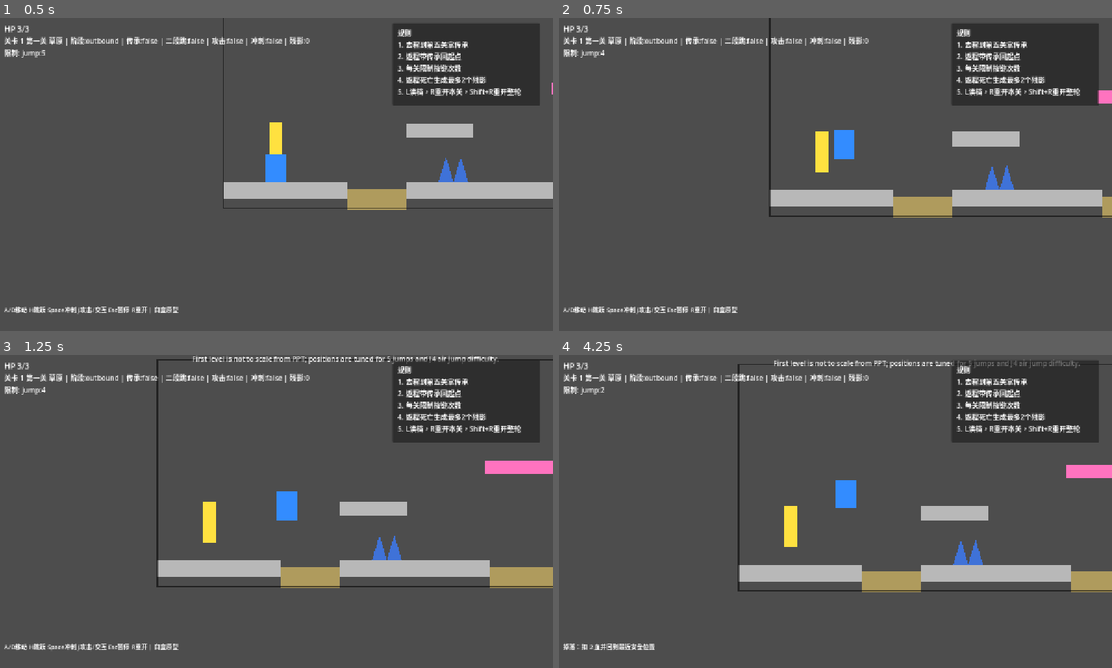
Above: before the commit, frames 1-4 (two rows, left to right).
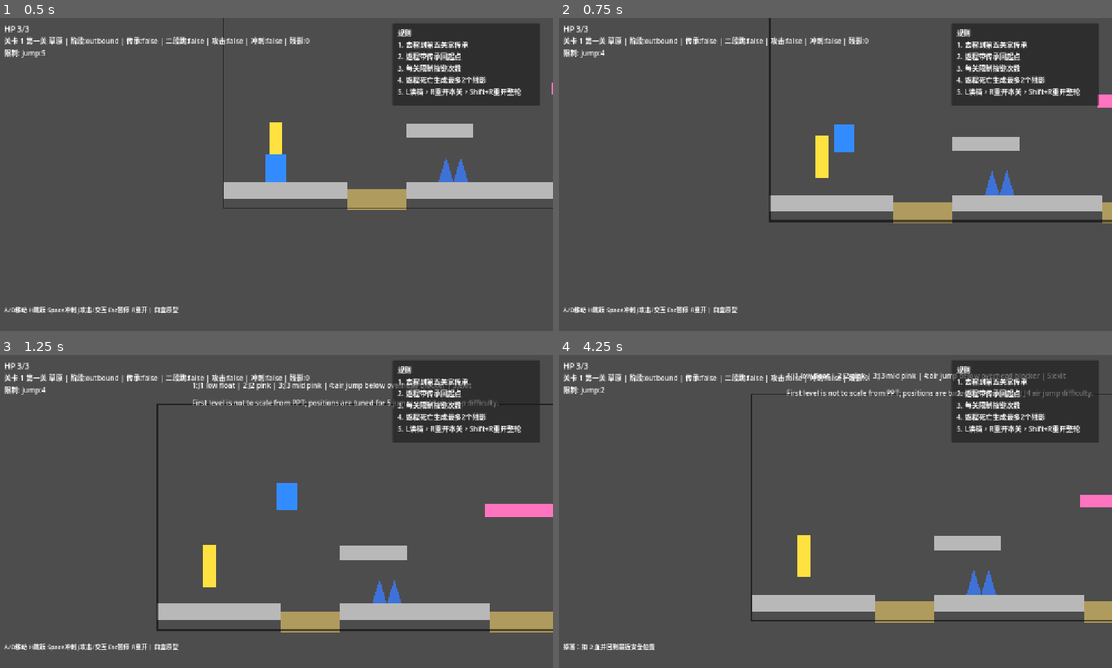
Above: after the commit, the same moments.

Repository: ethan-yakami/godot-whitebox-platformer
Game: Godot game, scene res://scenes/main.tscn
Same seed, same stepped clock (60 frames per second), same inputs: the game is played once before the commit and once after it.
Inputs (mouse positions are in pixels of both pictures, inside the frame that each line leads up to):
- Up to frame 1 (0.5 s): no input
- Up to frame 2 (0.75 s): tap Enter at 0.5 s; move the mouse to (957, 158) at 0.52 s; hold D (move_right) from 0.53 s (still down); tap H (jump) at 0.6 s; click (957, 158) at 0.67 s
- Up to frame 3 (1.25 s): keep holding D (move_right); tap H (jump) at 0.77, 1.07 s
- Up to frame 4 (4.25 s): release D (move_right) at 1.25 s; drag from (724, 527) to (1078, 464) at 1.27 s; move the mouse to (890, 442) at 2.02 s; hold A (move_left) 2.03-2.75 s; tap Down (dash) at 2.1 s; tap H (jump) at 2.3, 3.77, 3.8, 4.07 s; drag from (807, 574) to (1067, 552) at 2.77 s; move the mouse to (1001, 558) at 3.52 s; hold D (move_right) from 3.53 s (still down); tap 5 at 3.6 s

Frame 1 is identical in both runs. In frame 2, 3.6% of the frame differs, in the area x 37-100%, y 23-66%; in frame 3, 14%, in the area x 28-100%, y 0-89%; in frame 4, 13%.

Commit message:
Boost jump guide body samples

Diff:
--- a/scripts/components/jump_arc_guide.gd
+++ b/scripts/components/jump_arc_guide.gd
@@ -6,7 +6,7 @@
 	set(value):
 		player_speed = value
 		queue_redraw()
-@export var jump_velocity := -640.0:
+@export var jump_velocity := -832.0:
 	set(value):
 		jump_velocity = value
 		queue_redraw()
@@ -38,6 +38,14 @@
 	set(value):
 		horizontal_speed_scale = maxf(0.0, value)
 		queue_redraw()
+@export var show_player_samples := true:
+	set(value):
+		show_player_samples = value
+		queue_redraw()
+@export var player_sample_count := 5:
+	set(value):
+		player_sample_count = maxi(1, value)
+		queue_redraw()
 @export var show_labels := true:
 	set(value):
 		show_labels = value
@@ -68,9 +76,14 @@
 	if not Engine.is_editor_hint():
 		return
 	var horizontal_speed := player_speed * horizontal_speed_scale * float(direction)
-	_draw_player_box()
-	_draw_arc(_make_jump_points(horizontal_speed, jump_velocity, simulation_time), normal_jump_color, "normal jump")
-	_draw_arc(_make_jump_points(horizontal_speed, 0.0, fall_time), fall_inertia_color, "fall / inertia")
+	var normal_jump_points := _make_jump_points(horizontal_speed, jump_velocity, simulation_time)
+	var fall_inertia_points := _make_jump_points(horizontal_speed, 0.0, fall_time)
+	_draw_player_box(Vector2.ZERO, player_box_fill_color, player_box_outline_color, true)
+	_draw_arc(normal_jump_points, normal_jump_color, "normal jump")
+	_draw_arc(fall_inertia_points, fall_inertia_color, "fall / inertia")
+	if show_player_samples:
+		_draw_player_samples(normal_jump_points, normal_jump_color)
+		_draw_player_samples(fall_inertia_points, fall_inertia_color)
 	_draw_landing_band(horizontal_speed)
 
 
@@ -105,12 +118,31 @@
 		draw_string(ThemeDB.fallback_font, Vector2(max_x * sign + 10.0 * sign, y + 18.0), "comfort landing", HORIZONTAL_ALIGNMENT_LEFT, -1.0, 14, Color(1.0, 0.85, 0.15, 0.9))
 
 
-func _draw_player_box() -> void:
-	var rect := Rect2(-player_size * 0.5, player_size)
-	draw_rect(rect, player_box_fill_color, true)
-	draw_rect(rect, player_box_outline_color, false, 4.0)
-	draw_line(Vector2(-player_size.x * 0.5, 0), Vector2(player_size.x * 0.5, 0), player_box_outline_color, 2.0)
-	draw_line(Vector2(0, -player_size.y * 0.5), Vector2(0, player_size.y * 0.5), player_box_outline_color, 2.0)
-	draw_circle(Vector2.ZERO, 6.0, Color(1.0, 0.05, 0.05, 1.0))
-	if show_labels:
+func _draw_player_samples(points: PackedVector2Array, color: Color) -> void:
+	if points.size() < 2:
+		return
+	var stride := maxi(1, int(points.size() / player_sample_count))
+	var drawn := 0
+	for index in range(stride, points.size(), stride):
+		if drawn >= player_sample_count:
+			return
+		var fill := Color(color.r, color.g, color.b, 0.12)
+		var outline := Color(color.r, color.g, color.b, 0.55)
+		_draw_player_box(points[index], fill, outline, false)
+		drawn += 1
+
+
+func _draw_player_box(
+	center := Vector2.ZERO,
+	fill_color := Color(0.0, 0.95, 1.0, 0.32),
+	outline_color := Color(1.0, 1.0, 1.0, 1.0),
+	is_origin_box := true
+) -> void:
+	var rect := Rect2(center - player_size * 0.5, player_size)
+	draw_rect(rect, fill_color, true)
+	draw_rect(rect, outline_color, false, 4.0 if is_origin_box else 2.0)
+	draw_line(Vector2(center.x - player_size.x * 0.5, center.y), Vector2(center.x + player_size.x * 0.5, center.y), outline_color, 2.0 if is_origin_box else 1.0)
+	draw_line(Vector2(center.x, center.y - player_size.y * 0.5), Vector2(center.x, center.y + player_size.y * 0.5), outline_color, 2.0 if is_origin_box else 1.0)
+	draw_circle(center, 6.0 if is_origin_box else 3.0, Color(1.0, 0.05, 0.05, 1.0) if is_origin_box else outline_color)
+	if show_labels and is_origin_box:
 		draw_string(ThemeDB.fallback_font, Vector2(player_size.x * 0.5 + 8, -8), "player center", HORIZONTAL_ALIGNMENT_LEFT, -1.0, 13, player_box_outline_color)
--- a/scripts/player.gd
+++ b/scripts/player.gd
@@ -7,7 +7,7 @@
 signal void_recover
 
 @export var speed := 256.0
-@export var jump_velocity := -640.0
+@export var jump_velocity := -832.0
 @export var dash_speed := 720.0
 @export var dash_duration := 0.14
 @export var dash_cooldown := 0.5
Not shown, changed: docs/07_关卡拖拽编辑指南.md
Not shown, changed: tools/behavior_check.py
